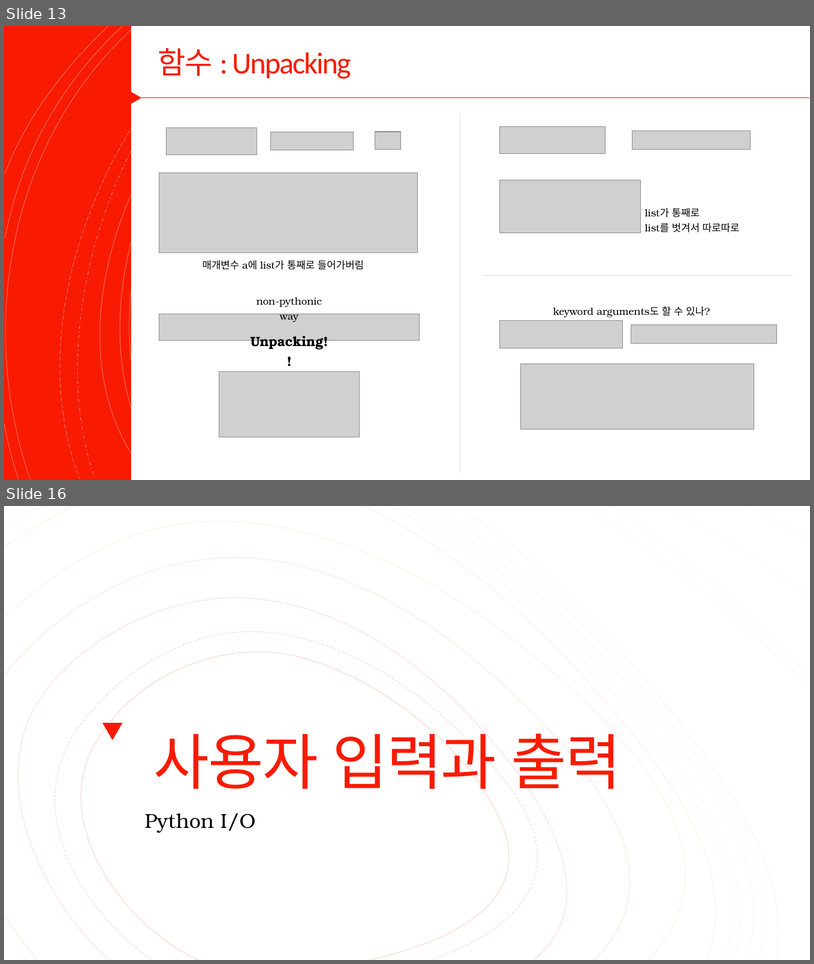
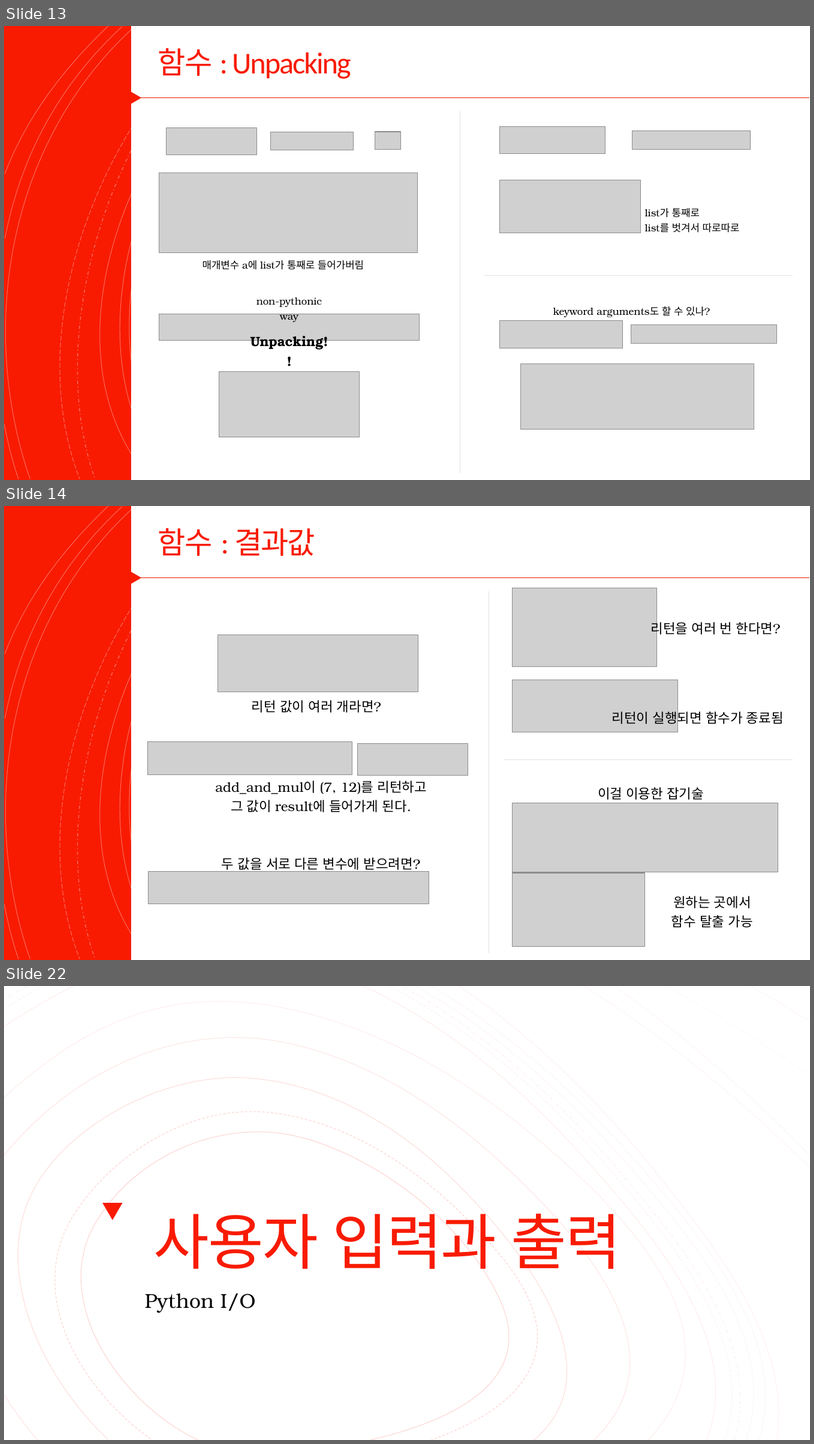
Before and after one commit to Valentine117/python_basic_class, a slide deck: 04장 프로그램의 입력과 출력은 어떻게 해야 할까.pptx. Shown one above the other, each under a label of ours: slides 13 and 16 before the commit, slides 13, 14 and 22 after it; the slides between them are not shown. The pictures are 814x964 and 814x1444 pixels, drawn with LibreOffice and Linux fonts; fonts in the diff are those of the drawing; grey boxes stand for pictures. Boxes give left, top, right and bottom in pixels: in the first picture for what was removed or moved away, otherwise in the second. Text is boxed around its words. In the diff, an @@ line names an element or a change of style, - is before the commit and + after.

```diff
--- a/04장 프로그램의 입력과 출력은 어떻게 해야 할까.pptx
+++ b/04장 프로그램의 입력과 출력은 어떻게 해야 할까.pptx
@@ slide 14 added at (x1=4, y1=506, x2=810, y2=960), background #FFFFFF; not listed: 16 template elements that a slide beside it also shows @@
@@ rectangle added at (x1=4, y1=506, x2=810, y2=960), fill #F81B02 @@
@@ group added at (x1=4, y1=506, x2=809, y2=960): 16 freeform shapes @@
@@ rectangle added at (x1=131, y1=506, x2=810, y2=960), fill #FFFFFF @@
@@ title added at (x1=158, y1=528, x2=315, y2=556), 36 pt, text #F81B02 @@
+함수 : 결과값
@@ triangle added at (x1=125, y1=567, x2=141, y2=588), fill #F81B02 @@
@@ line added from (141, 577) to (810, 577), #ED1A02 0.75 pt @@
@@ line added from (489, 591) to (489, 953), #E0E0E0 0.75 pt @@
@@ picture added at (x1=513, y1=588, x2=657, y2=667) @@
@@ text added at (x1=651, y1=620, x2=781, y2=637), 16 pt, text #000000 @@
+리턴을 여러 번 한다면?
@@ picture added at (x1=218, y1=635, x2=419, y2=692) @@
@@ picture added at (x1=513, y1=679, x2=678, y2=732) @@
@@ text added at (x1=252, y1=700, x2=381, y2=712), 16 pt, text #000000 @@
+리턴 값이 여러 개라면?
@@ text added at (x1=612, y1=709, x2=784, y2=726), 16 pt, text #000000 @@
+리턴이 실행되면 함수가 종료됨
@@ picture added at (x1=148, y1=741, x2=353, y2=775) @@
@@ picture added at (x1=358, y1=743, x2=468, y2=775) @@
@@ line added from (504, 760) to (794, 760), #E0E0E0 0.75 pt @@
@@ text added at (x1=215, y1=780, x2=427, y2=812), 16 pt, text #000000 @@
+add_and_mul이 (7, 12)를 리턴하고 그 값이 result에 들어가게 된다.
@@ text added at (x1=598, y1=787, x2=704, y2=799), 16 pt, text #000000 @@
+이걸 이용한 잡기술
@@ picture added at (x1=513, y1=803, x2=779, y2=872) @@
@@ text added at (x1=222, y1=857, x2=420, y2=872), 16 pt, text #000000 @@
+두 값을 서로 다른 변수에 받으려면?
@@ picture added at (x1=148, y1=871, x2=429, y2=903) @@
@@ picture added at (x1=513, y1=873, x2=645, y2=946) @@
@@ text added at (x1=672, y1=895, x2=753, y2=927), 16 pt, text #000000 @@
+원하는 곳에서 함수 탈출 가능
@@ what was slide 16 is now slide 22 @@
```
Also in this commit, not shown: 1 slide changed, 6 other slides added, 1 slide removed.
